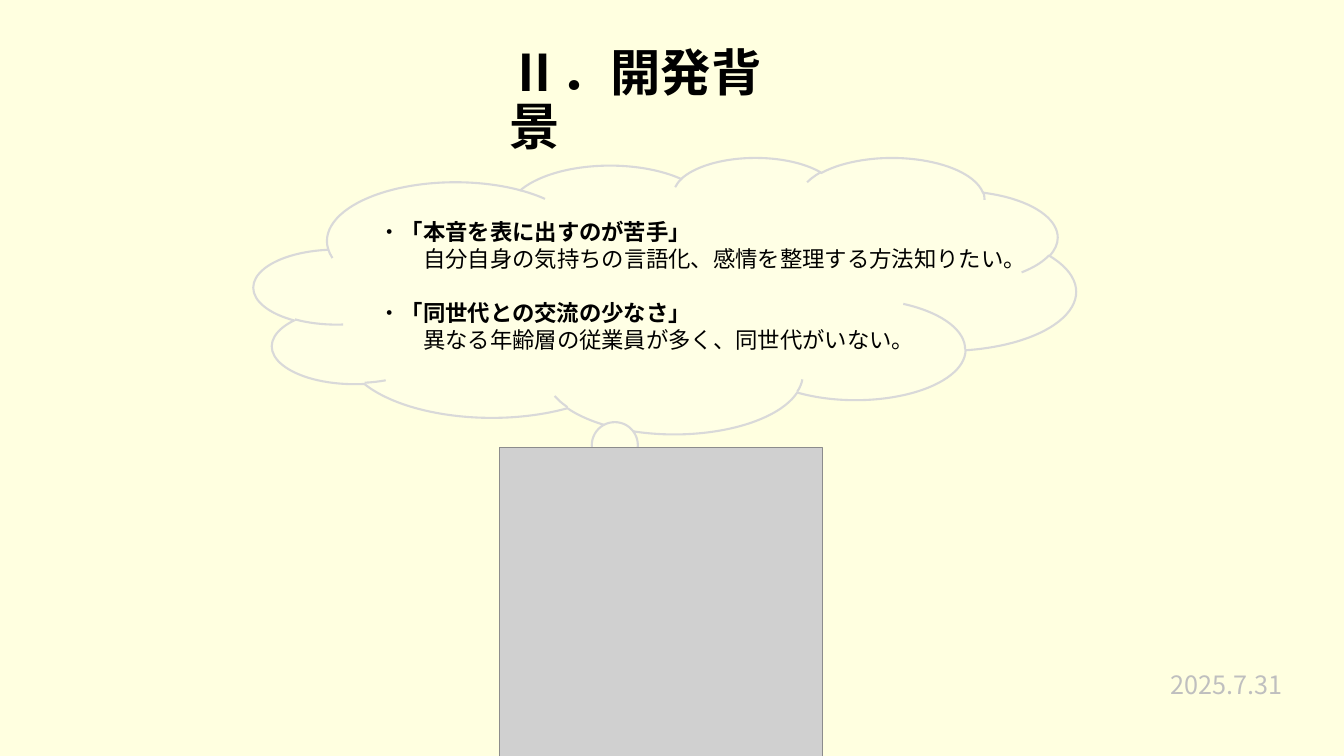
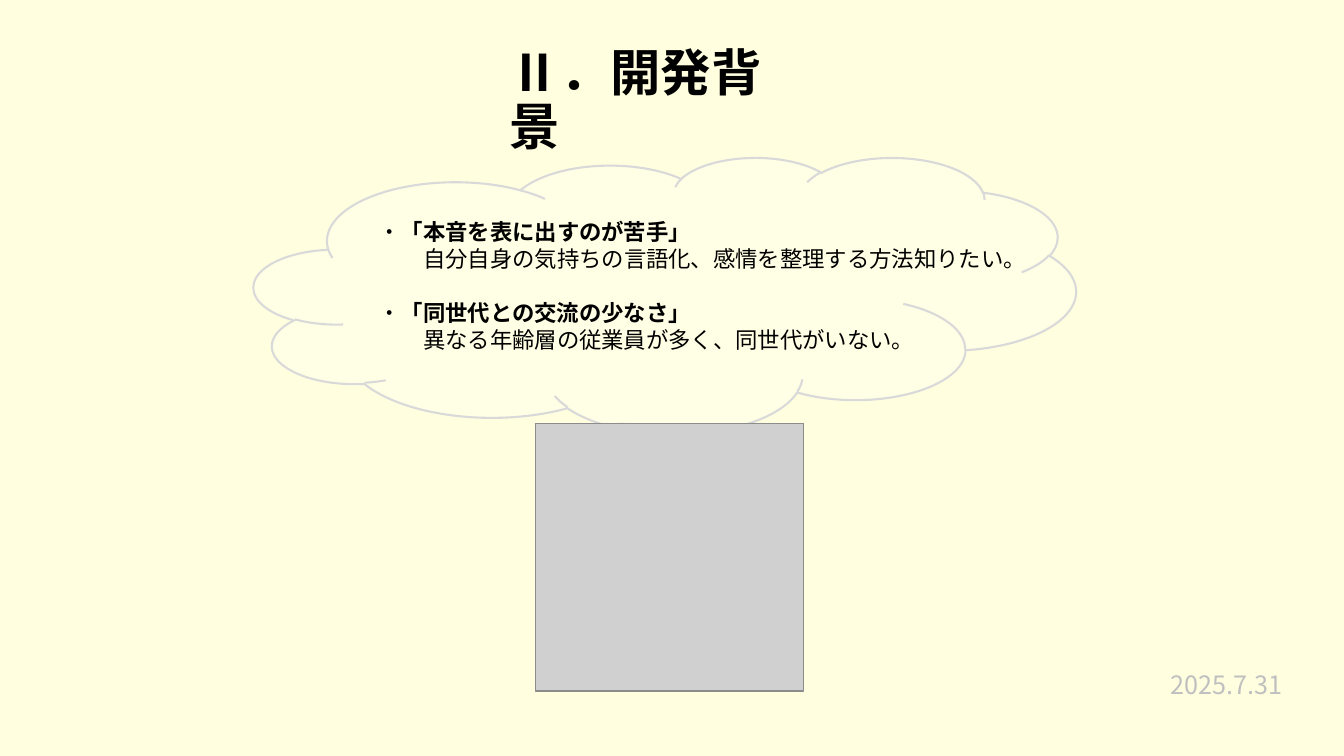
Before and after one commit to plusdojo2025/a2-7, a slide deck: slide 4 of 発表準備/7月成果発表会.pptx. Drawn at 1344x756 pixels with LibreOffice and Linux fonts; fonts in the diff are those of the drawing; grey boxes stand for pictures. Boxes give left, top, right and bottom in pixels: in the first picture for what was removed or moved away, otherwise in the second. Text is boxed around its words. In the diff, an @@ line names an element or a change of style, - is before the commit and + after.

```diff
--- a/発表準備/7月成果発表会.pptx
+++ b/発表準備/7月成果発表会.pptx
@@ thought cloud at bbox=[254, 157, 1076, 434]: proportions changed @@
@@ picture: place and size @@
-picture at bbox=[500, 448, 823, 756]
+picture at bbox=[536, 423, 805, 692]
```
Also in this commit, not shown: 2 other slides changed, 3 other files.
